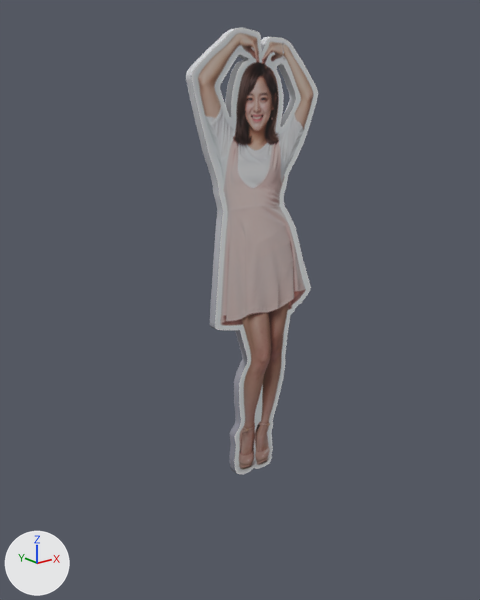
The FBX model Artresource/Max_object/panel/panel_sejeong_1.FBX, before and after one commit.
Camera for both pictures: a camera (50 mm lens) standing at (-1.78, -2.25, 1.31) and looking at (0.07, 0.06, 0.39). Arrows for +X, +Y and +Z are at lower left; the lights stay in place. Where no turn or scale is listed for an object, it has been applied to the vertices.

Objects in the first picture: 'panel_sejeong_1'.
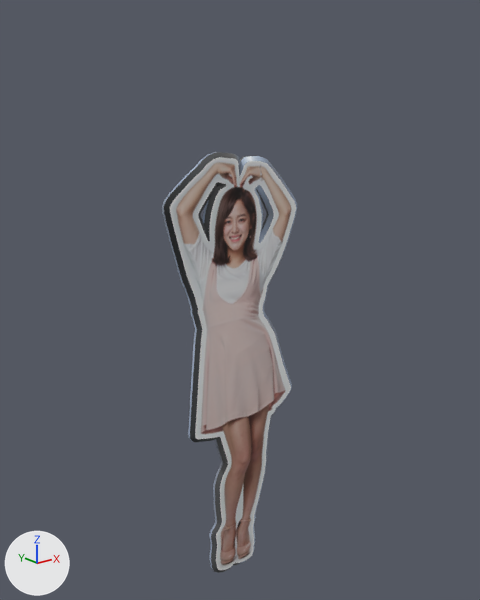
Location of each change, [x1, y1, x2, y2] in pixels of the pictures (480 x 600 px):
'panel_sejeong_1', reshaped, moved
    before: [186, 27, 318, 474]
    after: [162, 152, 297, 573]
part 1 of me_mesh, built on
    before: [237, 58, 284, 108]
    after: [162, 152, 297, 573]
part 2 of me_mesh, recoloured
    before: [250, 59, 277, 69]

What the commit changed:
Picture 'tex_silver.png' (img_tex_silver_png) is new.
Material '07 - Default' (mat_07___default) is new.
Its texture is img_tex_silver_png.
Its roughness is 0.859.
me_mesh is used by ob_panel_sejeong_1; location (0.119, 0.0, 0.506).
me_mesh had 280 vertices, 564 faces and spanned x -0.34..0.35, y 0.0..0.04, z -1.01..1.05.
me_mesh now has 536 vertices, 1076 faces and spans x -0.36..0.37, y 0.0..0.04, z -1.03..1.07.
me_mesh part 1: 2 vertices moved from x -0.05, y 0.0..0.04, z 0.93 to x 0.12, y 0.01..0.03, z 0.9; 10 vertices removed from x -0.06..-0.05, y 0.0..0.04, z 0.93..0.94; 266 vertices added at x -0.36..0.37, y 0.01..0.03, z -1.03..1.07.
me_mesh part 2: 2 faces spanning x 0.1..0.12, y 0.0..0.04, z 0.9..0.91 switch from mat_01___default (picture img_panel_sejeong1_png) to mat_07___default (picture img_tex_silver_png).
Object 'panel_sejeong_1' (ob_panel_sejeong_1) moves from (0.119, 0.0, 0.506) to (0.0, 0.0, 0.0).
